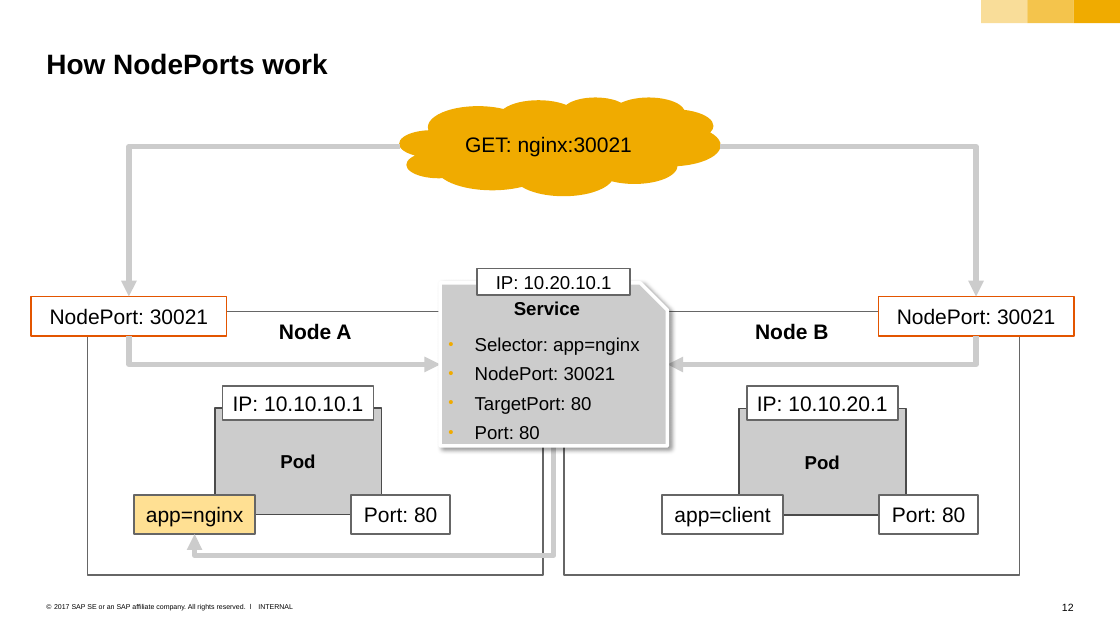
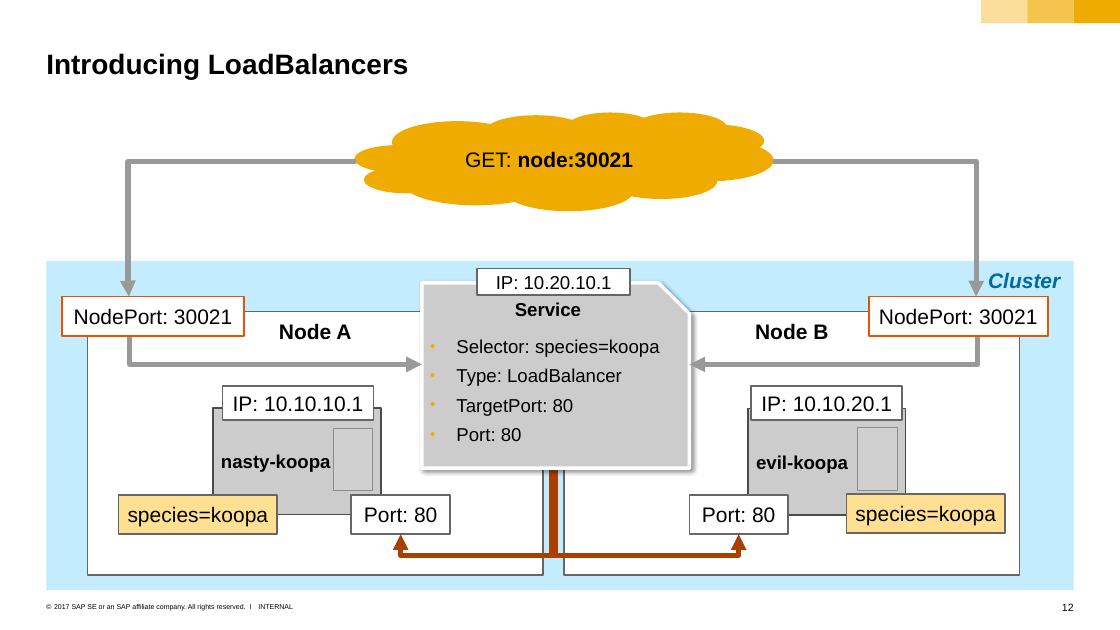
Before and after one commit to cuijiyao01/docker-k8s-training, a slide deck: slide 12 of kubernetes/04_networking_services.pptx. Drawn at 1120x630 pixels with LibreOffice and Linux fonts; fonts in the diff are those of the drawing; grey boxes stand for pictures. Boxes give left, top, right and bottom in pixels: in the first picture for what was removed or moved away, otherwise in the second. Text is boxed around its words. In the diff, an @@ line names an element or a change of style, - is before the commit and + after.

Commit message:
More Koopa (and better colors).

```diff
--- a/kubernetes/04_networking_services.pptx
+++ b/kubernetes/04_networking_services.pptx
@@ title at bbox=[46, 53, 409, 79]: text changed @@
-How NodePorts work
+Introducing LoadBalancers
@@ cloud "GET: node:30021": place and size @@
-cloud "GET: node:30021" at bbox=[400, 97, 720, 196]
+cloud "GET: node:30021" at bbox=[354, 113, 773, 212]
@@ elbow arrow moved from (400, 146) - (128, 296) to (356, 161) - (128, 296) @@
@@ elbow arrow (356, 161) - (128, 296): stroke #CCCCCC 4.5 pt to #999999 4.5 pt @@
@@ text in cloud at bbox=[465, 151, 633, 168]: text changed; bold on @@
-GET: nginx:30021
+GET: node:30021
@@ elbow arrow moved from (720, 146) - (976, 296) to (773, 161) - (976, 296) @@
@@ elbow arrow (773, 161) - (976, 296): stroke #CCCCCC 4.5 pt to #999999 4.5 pt @@
@@ rectangle added at bbox=[46, 261, 1073, 590], fill #C3ECFF, 18 pt, text #006B9E, bold, italic @@
+Cluster
@@ rectangle "NodePort: 30021": place and size @@
-rectangle "NodePort: 30021" at bbox=[31, 296, 226, 336]
+rectangle "NodePort: 30021" at bbox=[62, 296, 243, 336]
@@ snip rect "Service": place and size @@
-snip rect "Service" at bbox=[440, 283, 667, 446]
+snip rect "Service" at bbox=[421, 283, 689, 468]
@@ rectangle "NodePort: 30021": place and size @@
-rectangle "NodePort: 30021" at bbox=[878, 296, 1073, 336]
+rectangle "NodePort: 30021" at bbox=[868, 296, 1047, 336]
@@ elbow arrow moved from (128, 336) - (440, 364) to (128, 336) - (421, 364) @@
@@ elbow arrow (128, 336) - (421, 364): stroke #CCCCCC 4.5 pt to #999999 4.5 pt @@
@@ text in snip rect at bbox=[456, 339, 660, 386]: text changed @@
-• Selector: app=nginx
-• NodePort: 30021
+• Selector: species=koopa
+• Type: LoadBalancer
@@ elbow arrow moved from (976, 336) - (667, 364) to (976, 336) - (689, 364) @@
@@ elbow arrow (976, 336) - (689, 364): stroke #CCCCCC 4.5 pt to #999999 4.5 pt @@
@@ rectangle "IP: 10.10.20.1": place and size @@
-rectangle "IP: 10.10.20.1" at bbox=[746, 386, 898, 420]
+rectangle "IP: 10.10.20.1" at bbox=[751, 386, 902, 420]
@@ rectangle "evil-koopa": place and size @@
-rectangle "evil-koopa" at bbox=[739, 408, 906, 515]
+rectangle "evil-koopa" at bbox=[748, 408, 906, 515]
@@ picture added at bbox=[332, 427, 372, 490] @@
@@ elbow arrow added from (552, 445) to (739, 534), #AA4000 4.5 pt @@
@@ picture added at bbox=[857, 427, 897, 490] @@
@@ text in rectangle at bbox=[221, 454, 331, 472]: text changed @@
-Pod
+nasty-koopa
@@ elbow arrow moved from (553, 446) - (195, 534) to (556, 468) - (400, 534) @@
@@ elbow arrow (556, 468) - (400, 534): stroke #CCCCCC 4.5 pt to #AA4000 4.5 pt @@
@@ text in rectangle at bbox=[756, 455, 848, 473]: text changed @@
-Pod
+evil-koopa
@@ rectangle "species=koopa": place and size @@
-rectangle "species=koopa" at bbox=[134, 495, 255, 534]
+rectangle "species=koopa" at bbox=[118, 495, 277, 534]
@@ text in rectangle at bbox=[128, 506, 269, 527]: text changed @@
-app=nginx
+species=koopa
@@ rectangle removed at bbox=[662, 495, 782, 534] @@
-app=client
@@ rectangle "Port: 80": place and size @@
-rectangle "Port: 80" at bbox=[879, 495, 977, 534]
+rectangle "Port: 80" at bbox=[689, 495, 788, 534]
@@ rectangle added at bbox=[846, 494, 1005, 533], fill #FFE093, outline #666666 1.5 pt, 18 pt, text #000000 @@
+species=koopa
```
Also in this commit, not shown: 5 other slides changed, 2 slides added, 2 slides removed, 2 other files.
